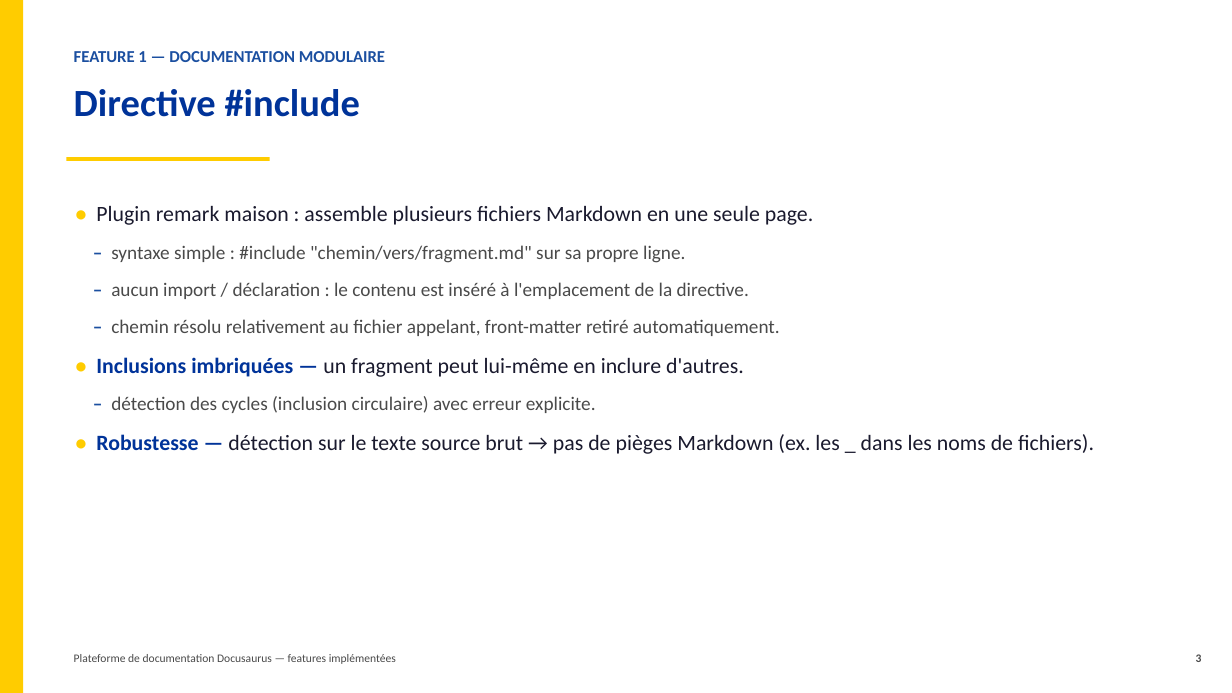
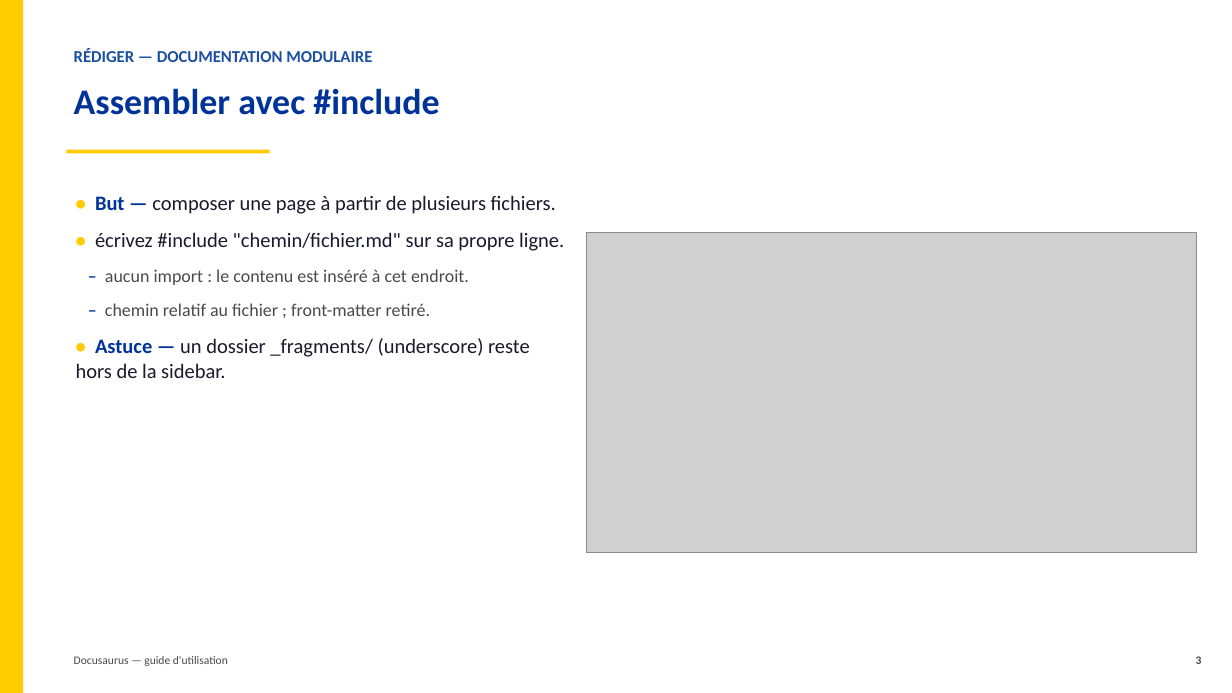
Before and after one commit to InnovateIt-ak/docusaurus, a slide deck: slide 3 of features-implementees.pptx. Drawn at 1232x693 pixels with LibreOffice and Linux fonts; fonts in the diff are those of the drawing; grey boxes stand for pictures. Boxes give left, top, right and bottom in pixels: in the first picture for what was removed or moved away, otherwise in the second. Text is boxed around its words. In the diff, an @@ line names an element or a change of style, - is before the commit and + after.

```diff
--- a/features-implementees.pptx
+++ b/features-implementees.pptx
@@ text at box(74, 49, 372, 62): text changed @@
-FEATURE 1 — DOCUMENTATION MODULAIRE
+RÉDIGER — DOCUMENTATION MODULAIRE
@@ text at box(74, 88, 439, 115): text changed; size 30 to 28 pt @@
-Directive #include
+Assembler avec #include
@@ rectangle: place and size @@
-rectangle at box(67, 157, 270, 161)
+rectangle at box(67, 150, 270, 153)
@@ text at box(76, 195, 564, 378): text changed; size 15 to 16 pt; text colour #4A4A4A to #1A1A2E @@
-• Plugin remark maison : assemble plusieurs fichiers Markdown en une seule page.
-– syntaxe simple : #include "chemin/vers/fragment.md" sur sa propre ligne.
-– aucun import / déclaration : le contenu est inséré à l'emplacement de la directive.
-– chemin résolu relativement au fichier appelant, front-matter retiré automatiquement.
-• Inclusions imbriquées — un fragment peut lui-même en inclure d'autres.
-– détection des cycles (inclusion circulaire) avec erreur explicite.
-• Robustesse — détection sur le texte source brut → pas de pièges Markdown (ex. les _ dans les noms de fichiers).
+• But — composer une page à partir de plusieurs fichiers.
+• écrivez #include "chemin/fichier.md" sur sa propre ligne.
+– aucun import : le contenu est inséré à cet endroit.
+– chemin relatif au fichier ; front-matter retiré.
+• Astuce — un dossier _fragments/ (underscore) reste hors de la sidebar.
@@ picture added at box(587, 233, 1197, 553) @@
@@ text at box(74, 656, 228, 666): text changed @@
-Plateforme de documentation Docusaurus — features implémentées
+Docusaurus — guide d'utilisation
@@ text "3" at box(1196, 656, 1202, 664): less space between paragraphs @@
```
Also in this commit, not shown: 6 other slides changed, 3 slides added, 3 slides removed, 5 other files.
